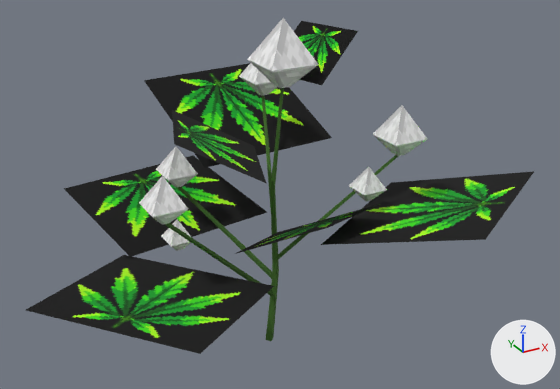
The OBJ model src/main/resources/assets/stonedew/models/block/plants/plant_3_0_2_lod.obj as it was, and as the next commit left it.
Rendered twice from a 50 mm camera at (-0.349, -2.105, 1.233) aimed at (0.523, -0.518, 0.439). The axes (+X, +Y, +Z) are drawn at lower right. The lights are the same throughout. The first picture is the older version. Where no turn or scale is listed for an object, it has been applied to the vertices.

The older version as bpy lines, for what is in view:
```python
me_model = bpy.data.meshes.new('model')
me_model.from_pydata(...)  # 147 vertices, 91 faces; spans x -0.142..1.094, y -1.044..0.061, z -0.001..0.883
# faces by material slot: [28, 7, 28, 28]
me_model.materials.append(mat_stem)  # picture img_plant_stem
me_model.materials.append(mat_leaf_lod)  # picture img_leaf_fan
me_model.materials.append(mat_bud)  # picture img_plant_bud
me_model.materials.append(mat_bud_light)  # picture img_plant_bud
ob_model = bpy.data.objects.new('model', me_model)
ob_model.location = (0.0, 0.0, 0.0)
```
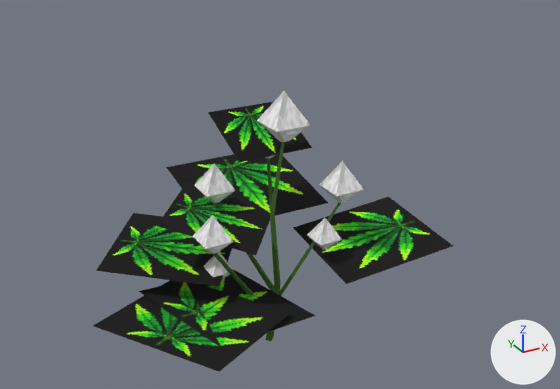
Changed parts and their boxes [x1, y1, x2, y2] in the pictures (560 x 389 px; the box of a moved part takes in the faces that stretch with it):
'model', reshaped (29% narrower, 16% shorter)
    before: [26, 18, 534, 354]
    after: [93, 91, 453, 372]
part 1 of me_model, moved or reshaped
    before: [247, 18, 319, 88]
    after: [257, 91, 310, 142]
part 2 of me_model, moved or reshaped
    before: [139, 176, 188, 225]
    after: [193, 215, 233, 254]
part 3 of me_model, moved or reshaped
    before: [373, 105, 428, 156]
    after: [319, 161, 364, 203]
part 4 of me_model, moved or reshaped
    before: [239, 63, 277, 96]
    after: [265, 155, 275, 158]
part 5 of me_model, moved or reshaped
    before: [156, 146, 198, 188]
    after: [194, 164, 235, 203]
part 6 of me_model, moved or reshaped
    before: [162, 219, 191, 251]
    after: [204, 252, 234, 279]
part 7 of me_model, moved or reshaped
    before: [349, 167, 387, 201]
    after: [307, 218, 342, 250]
part 8 of me_model, moved or reshaped
    before: [26, 21, 534, 354]
    after: [93, 102, 453, 372]

The change in detail:
me_model is used by ob_model.
me_model had 147 vertices, 91 faces and spanned x -0.142..1.094, y -1.044..0.061, z -0.001..0.883.
me_model now has 147 vertices, 91 faces and spans x 0.011..0.955, y -0.839..-0.101, z -0.001..0.703.
me_model part 1: the loose piece of 9 vertices spanning x 0.471..0.596, y -0.575..-0.45, z 0.72..0.883 is scaled about its middle by 0.78, then moved by (0.009, 0.012, -0.162).
me_model part 2: the loose piece of 9 vertices spanning x 0.148..0.234, y -0.619..-0.533, z 0.463..0.575 is scaled about its middle by 0.87, then moved by (0.132, 0.033, -0.132).
me_model part 3: the loose piece of 9 vertices spanning x 0.732..0.828, y -0.711..-0.615, z 0.55..0.675 is scaled about its middle by 0.857, then moved by (-0.118, 0.074, -0.14).
me_model part 4: the loose piece of 9 vertices spanning x 0.562..0.658, y -0.31..-0.214, z 0.625..0.75 is scaled about its middle by 0.857, then moved by (-0.047, -0.117, -0.146).
me_model part 5: the loose piece of 9 vertices spanning x 0.296..0.382, y -0.323..-0.237, z 0.413..0.525 is scaled about its middle by 0.957, then moved by (0.074, -0.079, -0.034).
me_model part 6: the loose piece of 9 vertices spanning x 0.224..0.287, y -0.513..-0.451, z 0.334..0.416 is scaled about its middle by 0.98, then moved by (0.104, -0.007, -0.111).
me_model part 7: the loose piece of 9 vertices spanning x 0.675..0.744, y -0.671..-0.602, z 0.431..0.521 is scaled about its middle by 0.964, then moved by (-0.089, 0.057, -0.142).
me_model part 8: 80 of 147 vertices moved; they spanned x -0.142..1.094, y -1.044..0.061, z 0.138..0.841 and now span x 0.011..0.955, y -0.839..-0.101, z 0.065..0.613; mean shift (-0.01, 0.006, -0.118); largest move (0.672, -0.748, 0.473) -> (0.244, -0.751, 0.21).
